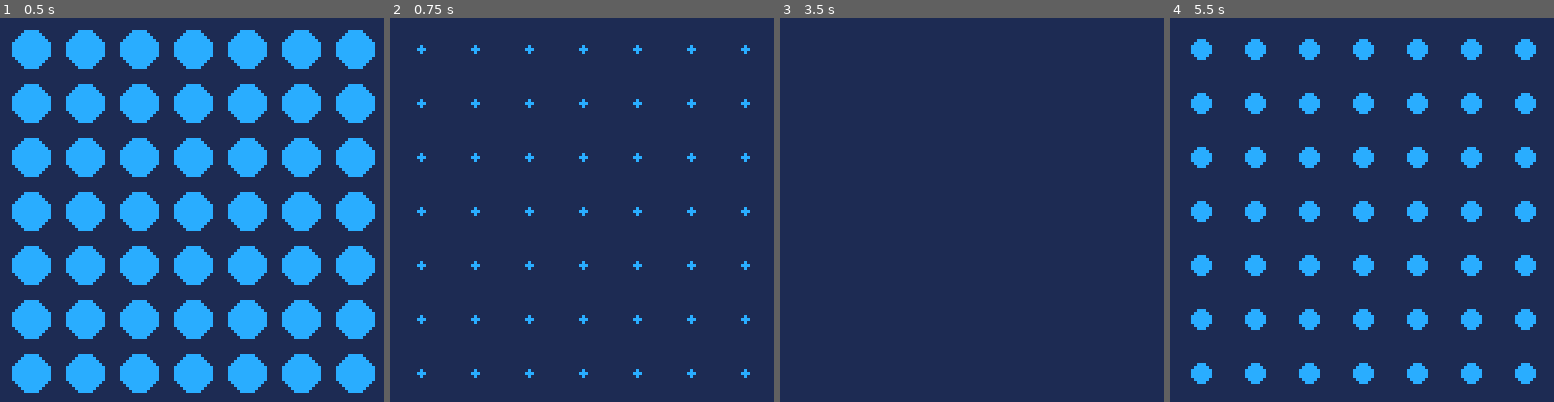
Above: before the commit, frames 1-4 (left to right).
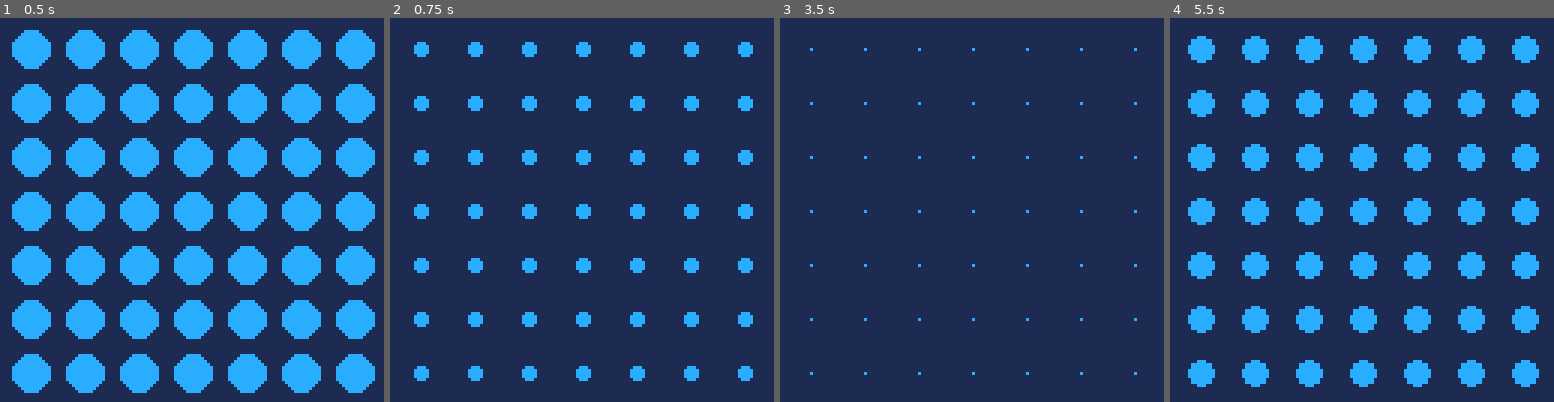
Above: after the commit, the same moments.

Repository: joaquimgamero/pico8-experiments
Game: PICO-8 cartridge circles.p8
Two runs of this game, one before a commit and one after it. Both use one fixed random seed, a clock stepped at 60 frames per second and the inputs below.
Inputs:
- Up to frame 1 (0.5 s): tap X (X key) at 0.33 s
- Up to frame 2 (0.75 s): no input
- Up to frame 3 (3.5 s): tap X (X key) at 1.07, 1.85, 2.97 s
- Up to frame 4 (5.5 s): tap X (X key) at 4.08, 5.2 s

Frame 1 is identical in both runs. In frame 2, 4.8% of the frame differs, in the area x 6-95%, y 6-95%; in frame 3, 0.3%; in frame 4, 7.2%, in the area x 4-97%, y 4-97%.

Commit message:
chore: finishing touches

Diff:
--- a/circles.p8
+++ b/circles.p8
@@ -6,51 +6,28 @@
  clr=12
  life=15
 
- -- number of circles per row
+ // number of circles per row
  n_circs_row=flr(128/(r*2))
- n_circs=n_circs_row^2
+ // how much shrink per frame
  shrink_amount=r/life
 
  circles={}
 end
 
-
-
 function _draw()
  cls(1)
 
- if #circles > 0 then
-  for c in all(circles) do
-   circfill(c.x,c.y,c.r,c.clr)
-  end
- end
+ foreach(circles, function(c)
+   circfill(c.x, c.y, c.r, c.clr)
+ end)
 end
 
-
-
 function _update()
- if btn(❎) and #circles==0 then
-  local row=1
-  local col=1
-
-  for i=1,n_circs do
-   add(circles,{
-    r=r,
-    clr=clr,
-    life=life,
-    x=col+r,
-    y=row+r,
-   })
-
-   col+=r*2
-
-   if col+r*2 >= 128 then
-   	col=1
-   	row+=r*2
-   end
-  end
+ if btn(❎) then
+  generate_circles()
  end
 
+ -- update circles
  for circle in all(circles) do
   if circle.life>0 then
    circle.r-=shrink_amount
@@ -61,6 +38,28 @@
  end
 end
 
+function generate_circles()
+ local row=1
+ local col=1
+
+ for i=1,n_circs_row^2 do
+  add(circles,{
+   r=r,
+   clr=clr,
+   life=life,
+   x=col+r,
+   y=row+r,
+  })
+
+  col+=r*2
+
+  -- change to next row
+  if col+r*2 >= 128 then
+  	col=1
+  	row+=r*2
+  end
+ end
+end
 __gfx__
 00000000000000000000000000000000000000000000000000000000000000000000000000000000000000000000000000000000000000000000000000000000
 00000000000000000000000000000000000000000000000000000000000000000000000000000000000000000000000000000000000000000000000000000000
